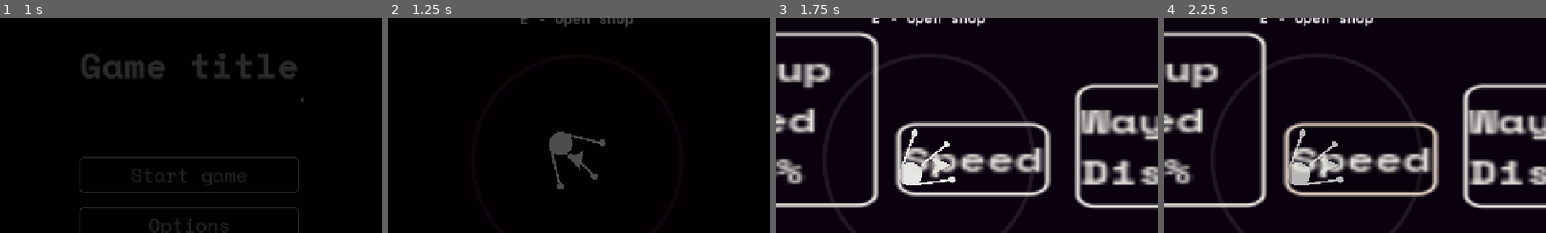
Above: before the commit, frames 1-4 (left to right).
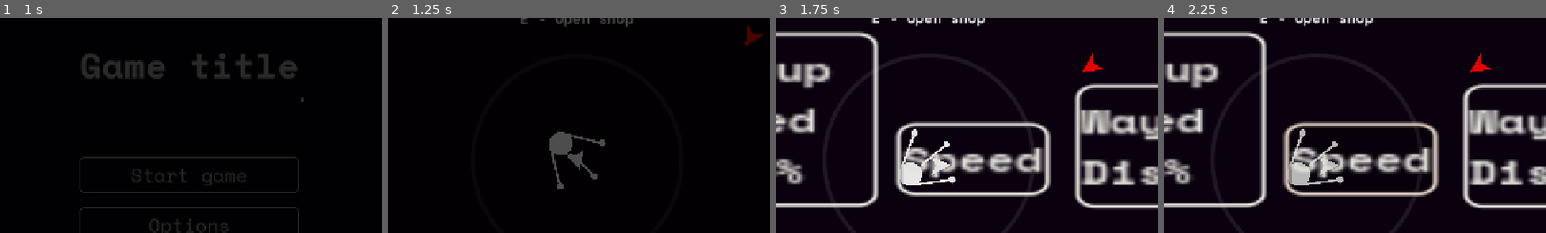
Above: after the commit, the same moments.

Repository: kokiheey/game-jam-repo
Game: Godot game, scene res://Scenes/main_menu.tscn
Same seed, same stepped clock (60 frames per second), same inputs: the game is played once before the commit and once after it.
Inputs (mouse positions are % of the whole screen's width and height, from its top left):
- Up to frame 1 (1 s): click "Start game" at 0.5 s
- Up to frame 2 (1.25 s): no input
- Up to frame 3 (1.75 s): move the mouse to (72, 45) at 1.27 s; hold W (moveForward) from 1.28 s (still down); click (72, 45) at 1.42 s; tap E (openShop) at 1.52 s
- Up to frame 4 (2.25 s): release W (moveForward) at 2 s; click "Speed" at 2 s
The pictures show only the part of the screen within x 25-75%, y 16-66%; the shares and areas given below are measured in that part.

Frame 1 is identical in both runs. In frame 2, 0.2% of the frame differs, in the area x 93-98%, y 3-13%; in frame 3, 0.2%, in the area x 80-86%, y 16-26%; in frame 4, 0.2%.

Commit message:
Implement everything

Diff:
--- a/gmtk2026/Scenes/Player.tscn
+++ b/gmtk2026/Scenes/Player.tscn
@@ -8,13 +8,7 @@
 
 [node name="Player" type="CharacterBody2D" unique_id=1991330775 node_paths=PackedStringArray("gravComponent")]
 script = ExtResource("1_kyqiw")
-shipColor = null
-acc = null
-capSpeed = null
-drag = null
-rotationSpeed = null
 gravComponent = NodePath("GravityComponent")
-sideGravityStrengh = null
 
 [node name="Polygon2D" type="Polygon2D" parent="." unique_id=1807463950]
 polygon = PackedVector2Array(-16, -16, 16, 0, -16, 16, -8, 0)
@@ -40,8 +34,9 @@
 script = ExtResource("4_5ixxa")
 metadata/_custom_type_script = "uid://cxtfk2alsxxmf"
 
-[node name="HurtBoxComponent" type="Area2D" parent="." unique_id=61099625]
+[node name="HurtBoxComponent" type="Area2D" parent="." unique_id=61099625 node_paths=PackedStringArray("healthComponent")]
 script = ExtResource("5_nn08x")
+healthComponent = NodePath("../HealthComponent")
 metadata/_custom_type_script = "uid://djigywybiqud1"
 
 [node name="CollisionPolygon2D" type="CollisionPolygon2D" parent="HurtBoxComponent" unique_id=1121669465]
--- a/gmtk2026/Scenes/enemy.tscn
+++ b/gmtk2026/Scenes/enemy.tscn
@@ -8,11 +8,11 @@
 [sub_resource type="Resource" id="Resource_nuxp2"]
 script = ExtResource("4_287tu")
 attack_damage = 5.0
-knockback_force = 100.0
+knockback_force = 10000.0
 metadata/_custom_type_script = "uid://4iai0ioh3uk4"
 
 [sub_resource type="RectangleShape2D" id="RectangleShape2D_61tkn"]
-size = Vector2(21, 36)
+size = Vector2(55.5, 83)
 
 [node name="Enemy" type="CharacterBody2D" unique_id=1699865079 node_paths=PackedStringArray("gravComponent")]
 motion_mode = 1
@@ -46,5 +46,5 @@
 metadata/_custom_type_script = "uid://cs72pfo61f0xg"
 
 [node name="CollisionShape2D" type="CollisionShape2D" parent="Attack" unique_id=1016115173]
-position = Vector2(15, 0)
+position = Vector2(32.25, -1.5)
 shape = SubResource("RectangleShape2D_61tkn")
--- a/gmtk2026/Scenes/game.tscn
+++ b/gmtk2026/Scenes/game.tscn
@@ -11,6 +11,7 @@
 [ext_resource type="PackedScene" uid="uid://doa8auaya5o28" path="res://Scenes/waypoint.tscn" id="8_v158k"]
 [ext_resource type="Texture2D" uid="uid://boff388h7ib2y" path="res://Assets/Icons/spoutnik.svg" id="10_ldgsr"]
 [ext_resource type="Theme" uid="uid://cojmyrq6m3711" path="res://Textures/DefaultTheme.tres" id="11_o5yvi"]
+[ext_resource type="PackedScene" uid="uid://4r3ak0yviq0g" path="res://Scenes/enemy.tscn" id="12_rku1e"]
 
 [sub_resource type="ParticleProcessMaterial" id="ParticleProcessMaterial_61tkn"]
 particle_flag_disable_z = true
@@ -106,6 +107,10 @@
 [node name="WorldEnvironment" type="WorldEnvironment" parent="." unique_id=1838893143]
 environment = SubResource("Environment_tpvet")
 
+[node name="Enemy" parent="." unique_id=1699865079 node_paths=PackedStringArray("Player") instance=ExtResource("12_rku1e")]
+position = Vector2(287, -214)
+Player = NodePath("../Player")
+
 [connection signal="boughtPickupSpeed" from="GUI/ShopUI" to="." method="_on_shop_ui_bought_pickup_speed"]
 [connection signal="boughtSpeed" from="GUI/ShopUI" to="." method="_on_shop_ui_bought_speed"]
 [connection signal="boughtWaypointDistance" from="GUI/ShopUI" to="." method="_on_shop_ui_bought_waypoint_distance"]
--- a/gmtk2026/Scripts/attack.gd
+++ b/gmtk2026/Scripts/attack.gd
@@ -3,8 +3,13 @@
 
 @export var attackData : AttackData
 
+func _ready():
+	area_entered.connect(_on_area_entered)
+	set_deferred("monitoring", true)
+
 func _on_area_entered(area):
 	if area is HurtBoxComponent:
+		print("goy")
 		var hurtBox = area as HurtBoxComponent
 		attackData.attack_position = global_position
 		hurtBox.damage(attackData)
--- a/gmtk2026/Scripts/game.gd
+++ b/gmtk2026/Scripts/game.gd
@@ -3,7 +3,6 @@
 @onready var GAME_OVER_UI  : Control = $GUI/GameOver
 @onready var PAUSE_MENU    : Control = $GUI/PauseMenu
 @onready var GAME_UI       : Control = $GUI/GameUI
-@onready var MISSION_TIMER : Timer   = $MissionTimer
 @onready var SHOP_UI       : Control = $GUI/ShopUI
 
 @onready var PLAYER : CharacterBody2D = $Player
--- a/gmtk2026/Scripts/hurtbox_component.gd
+++ b/gmtk2026/Scripts/hurtbox_component.gd
@@ -10,7 +10,9 @@
 
 
 func _ready():
+
 	invulnerabilityTimer = Timer.new()
+	add_child(invulnerabilityTimer)
 	invulnerabilityTimer.one_shot = true
 	invulnerabilityTimer.timeout.connect(func():
 		vulnerable = true
--- a/gmtk2026/Scripts/player_movement.gd
+++ b/gmtk2026/Scripts/player_movement.gd
@@ -13,8 +13,7 @@
 
 
 func _on_attacked(attackData : AttackData):
-	pass
-	#velocity += attackData.knockback_force * (global_position - knock)
+	velocity += attackData.knockback_force * (global_position - attackData.attack_position).normalized()
 
 
 func _ready():
